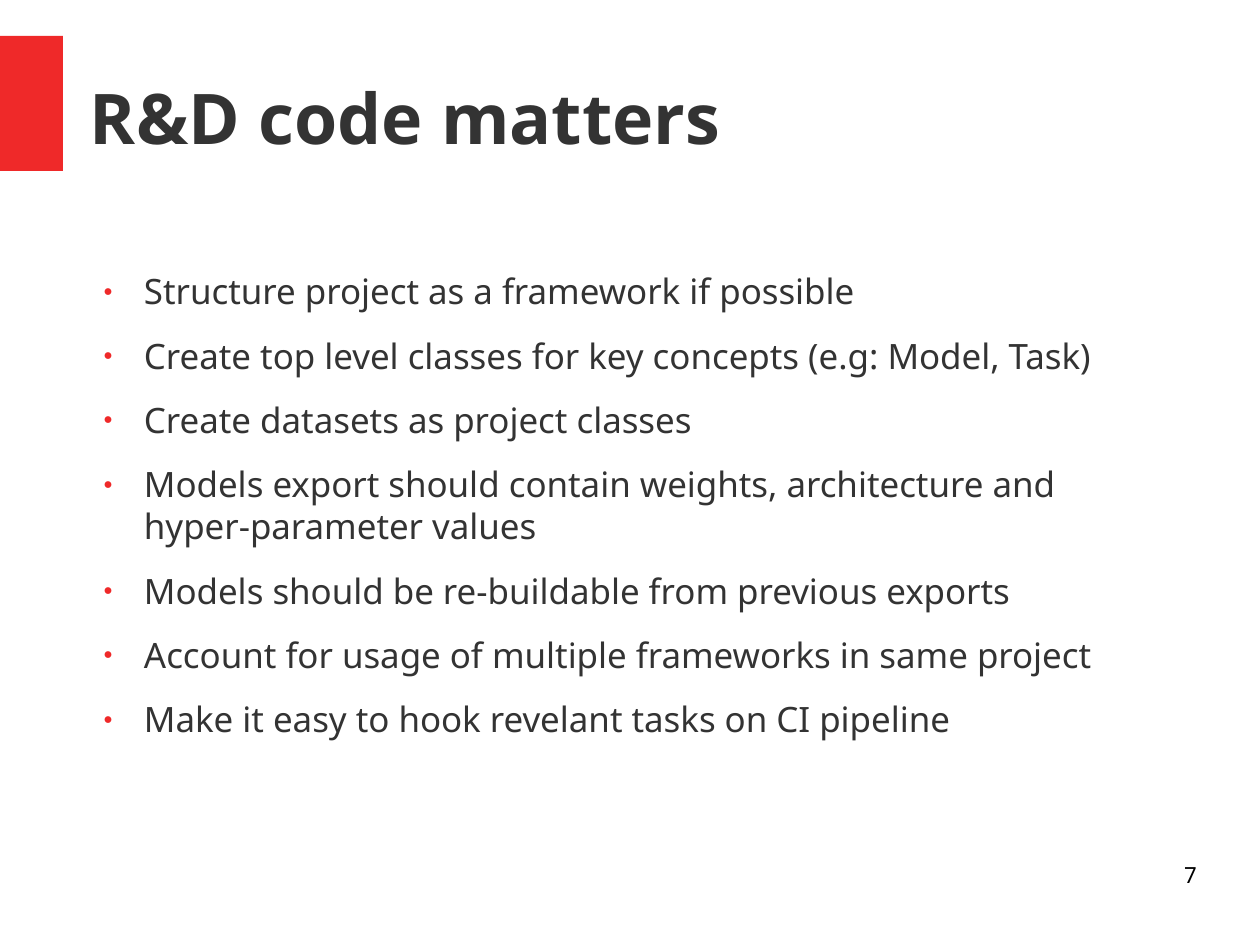
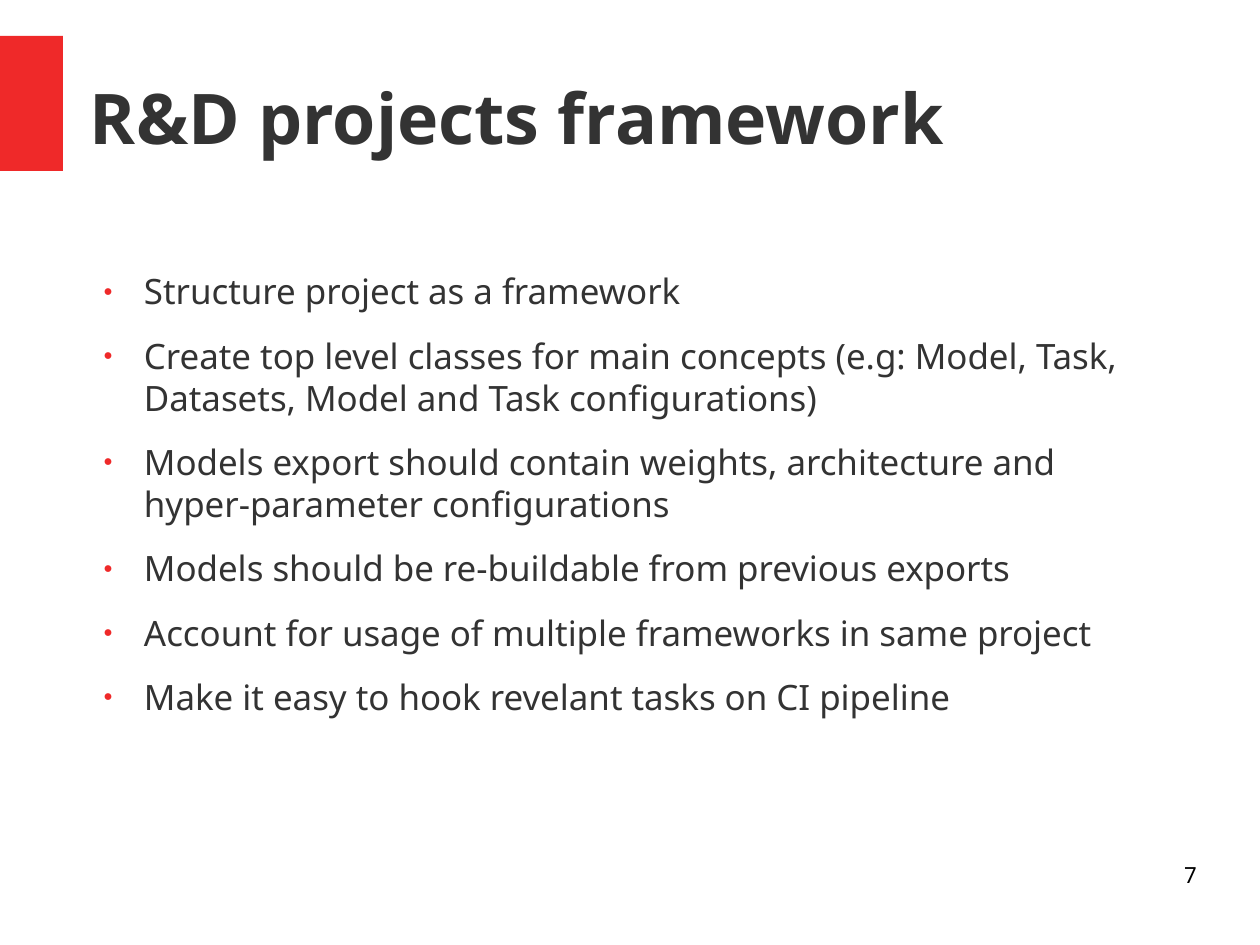
Before and after one commit to andrefsp/models-to-production, a slide deck: slide 7 of models-to-production.odp. Drawn at 1260x945 pixels with LibreOffice and Linux fonts; fonts in the diff are those of the drawing. Boxes give left, top, right and bottom in pixels: in the first picture for what was removed or moved away, otherwise in the second. Text is boxed around its words. In the diff, an @@ line names an element or a change of style, - is before the commit and + after.

```diff
--- a/models-to-production.odp
+++ b/models-to-production.odp
@@ title at bbox=[90, 90, 944, 161]: text changed @@
-R&D code matters
+R&D projects framework
@@ text at bbox=[144, 277, 1117, 526]: text changed @@
-● Structure project as a framework if possible
-● Create top level classes for key concepts (e.g: Model, Task)
-● Create datasets as project classes
-● Models export should contain weights, architecture and hyper-parameter values
+● Structure project as a framework
+● Create top level classes for main concepts (e.g: Model, Task, Datasets, Model and Task configurations)
+● Models export should contain weights, architecture and hyper-parameter configurations
```
Also in this commit, not shown: 7 other slides changed, 2 slides added, 2 other files.
